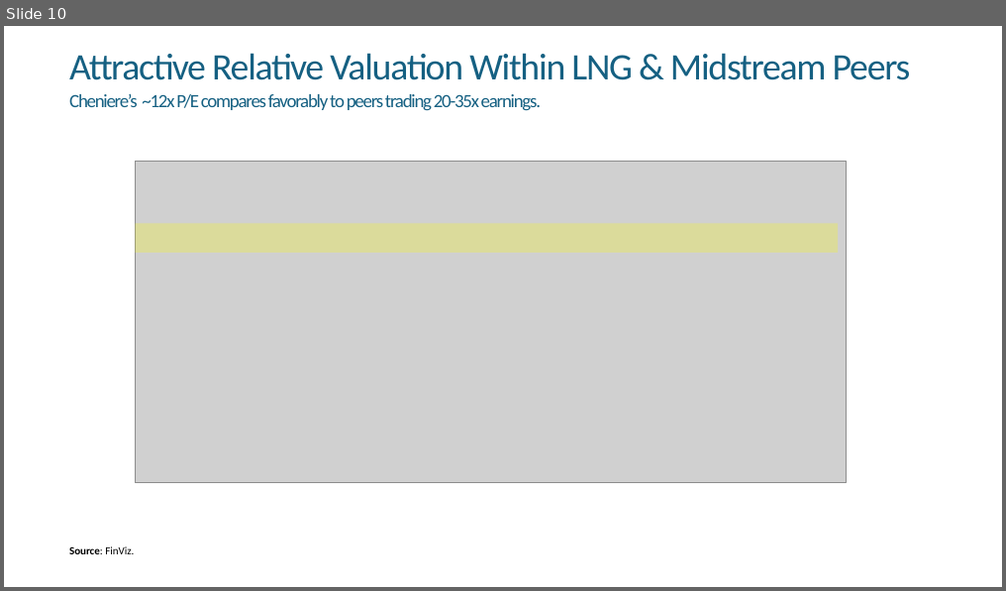
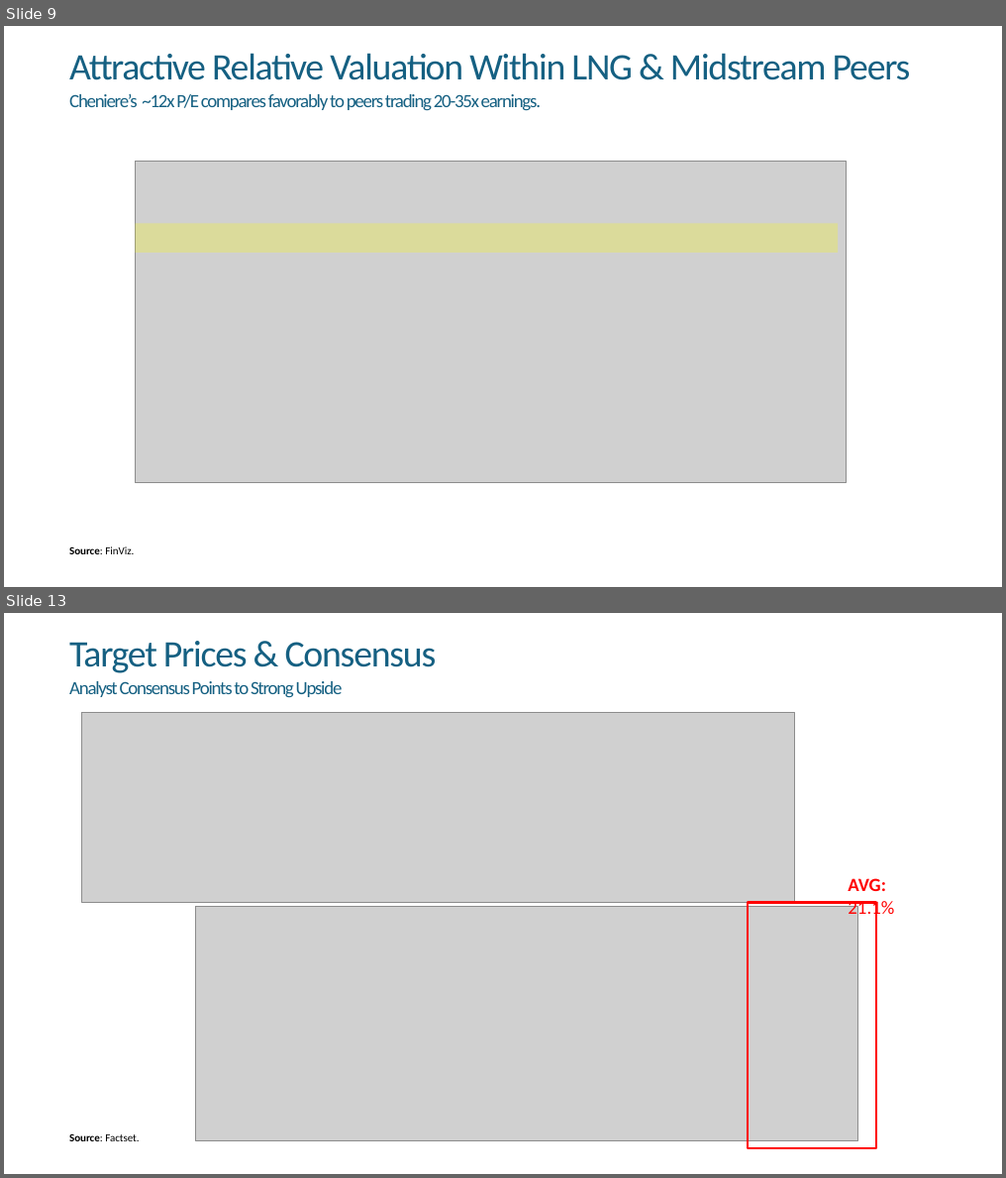
Before and after one commit to aleiva00/phoenix_stockpitch, a slide deck: Phoenix_StockPitch.pptx. Shown one above the other, each under a label of ours: slide 10 before the commit, slides 9 and 13 after it; the slides between them are not shown. The pictures are 1006x591 and 1006x1178 pixels, drawn with LibreOffice and Linux fonts; fonts in the diff are those of the drawing; grey boxes stand for pictures. Boxes give left, top, right and bottom in pixels: in the first picture for what was removed or moved away, otherwise in the second. Text is boxed around its words. In the diff, an @@ line names an element or a change of style, - is before the commit and + after.

```diff
--- a/Phoenix_StockPitch.pptx
+++ b/Phoenix_StockPitch.pptx
@@ slide 13 added at (4, 613, 1002, 1174), background #FFFFFF @@
@@ title added at (69, 641, 437, 673), 36 pt, text #156082 @@
+Target Prices & Consensus
@@ text added at (69, 681, 343, 698), 18 pt, text #156082 @@
+Analyst Consensus Points to Strong Upside
@@ picture added at (82, 713, 795, 902) @@
@@ text added at (847, 878, 894, 920), 18 pt, text #FF0000 @@
+AVG: 21.1%
@@ picture added at (196, 906, 858, 1142) @@
@@ rectangle added at (748, 903, 877, 1149), outline #FF0000 2.25 pt @@
@@ text added at (69, 1134, 139, 1142), 10.5 pt, text #000000 @@
+Source: Factset.
@@ what was slide 10 is now slide 9 @@
```
Also in this commit, not shown: 1 slide changed, 6 other slides added, 3 slides removed, 8 other files.
